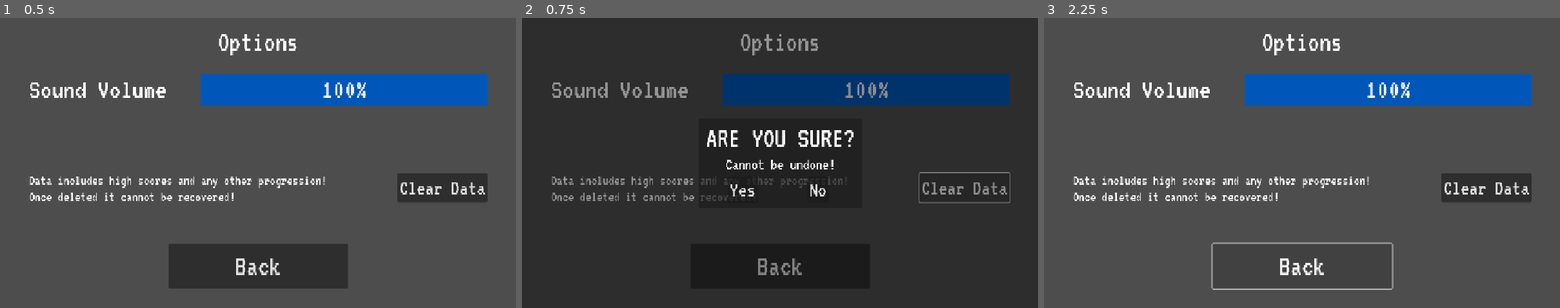
Above: before the commit, frames 1-3 (left to right).
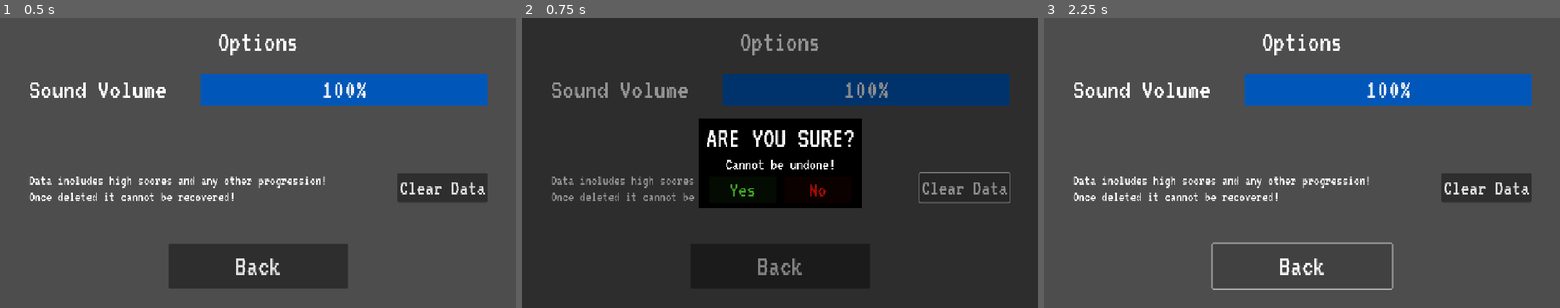
Above: after the commit, the same moments.

Repository: sdepouw/mathematics-and-cheese
Game: Godot game, scene res://Scenes/OptionsScreen/options_screen.tscn
The game is run twice, just before and just after one commit, with the same random seed, the same clock (stepped at 60 frames per second) and the same inputs. This scene is started directly instead of the project's main scene. Sound files missing from this copy of the repository are replaced by a short silence.
Inputs:
- Up to frame 1 (0.5 s): no input
- Up to frame 2 (0.75 s): click "Clear Data" at 0.5 s
- Up to frame 3 (2.25 s): click "Yes" at 1.25 s; click "Back" at 2 s

Frame 1 is identical in both runs. In frame 2, 8.9% of the frame differs, in the area x 34-66%, y 34-66%; in frame 3, nothing differs.

Commit message:
Tweak confirm modal colors

Diff:
--- a/Game/Scenes/ConfirmationModal/confirmation_modal.tscn
+++ b/Game/Scenes/ConfirmationModal/confirmation_modal.tscn
@@ -1,7 +1,10 @@
-[gd_scene load_steps=3 format=3 uid="uid://dfqcen7aye16k"]
+[gd_scene load_steps=4 format=3 uid="uid://dfqcen7aye16k"]
 
 [ext_resource type="Script" uid="uid://bf3gyjo1lqu48" path="res://Scenes/ConfirmationModal/confirmation_modal.gd" id="1_bissh"]
 [ext_resource type="PackedScene" uid="uid://cambpmv5v3opa" path="res://Scenes/EnhancedButton/enhanced_button.tscn" id="3_itklm"]
+
+[sub_resource type="StyleBoxFlat" id="StyleBoxFlat_3nn7n"]
+bg_color = Color(0, 0, 0, 1)
 
 [node name="ConfirmationModal" type="Control"]
 layout_mode = 3
@@ -35,6 +38,7 @@
 offset_bottom = 20.0
 grow_horizontal = 2
 grow_vertical = 2
+theme_override_styles/panel = SubResource("StyleBoxFlat_3nn7n")
 
 [node name="MarginContainer" type="MarginContainer" parent="Modal"]
 layout_mode = 2
@@ -69,6 +73,8 @@
 
 [node name="Confirm" parent="Modal/MarginContainer/VBoxContainer/HBoxContainer" instance=ExtResource("3_itklm")]
 unique_name_in_owner = true
+modulate = Color(0.286275, 0.72549, 0.176471, 1)
+custom_minimum_size = Vector2(150, 0)
 layout_mode = 2
 size_flags_horizontal = 6
 size_flags_vertical = 8
@@ -78,6 +84,8 @@
 
 [node name="Cancel" parent="Modal/MarginContainer/VBoxContainer/HBoxContainer" instance=ExtResource("3_itklm")]
 unique_name_in_owner = true
+modulate = Color(0.753122, 0.0516036, 9.62615e-08, 1)
+custom_minimum_size = Vector2(150, 0)
 layout_mode = 2
 size_flags_horizontal = 6
 size_flags_vertical = 8
